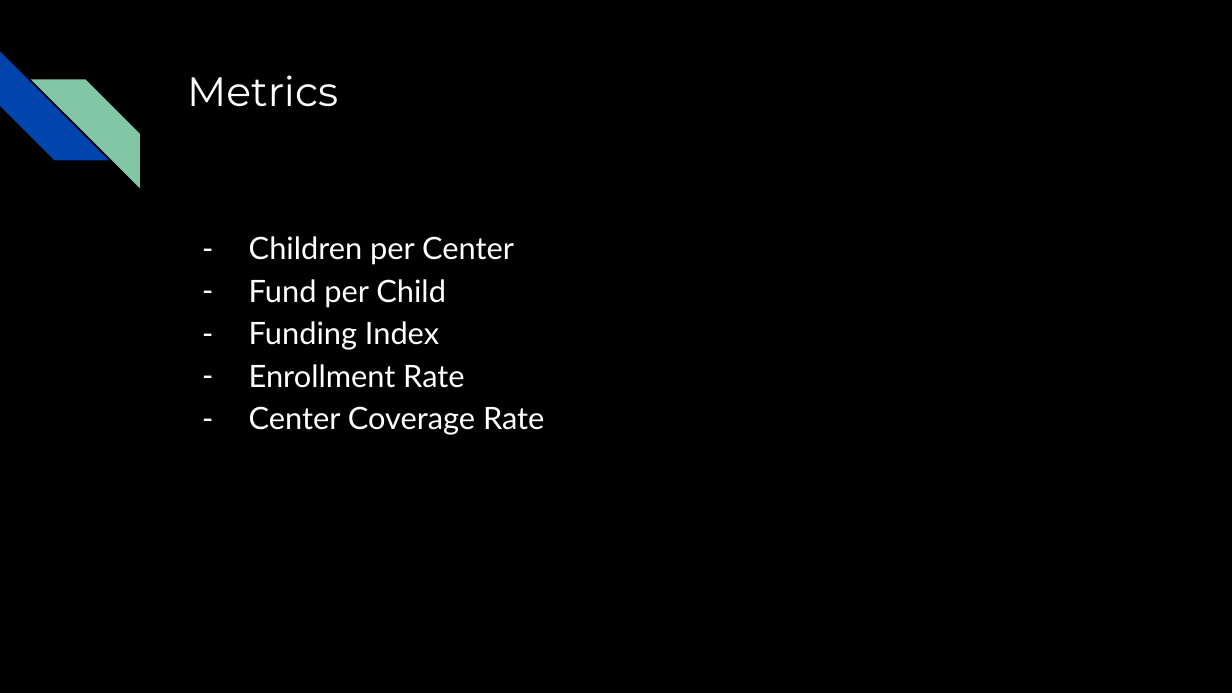
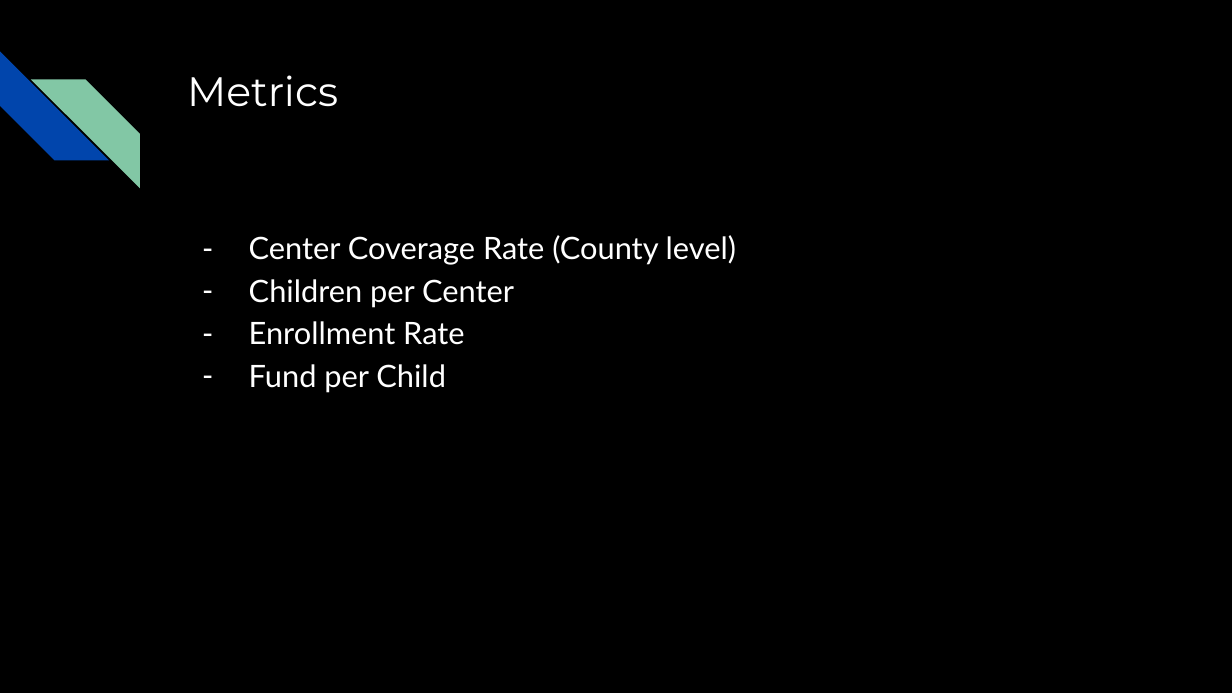
Before and after one commit to AGA-Datathon-2023/Dataminers, a slide deck: slide 7 of AGA Datathon 2023.pptx. Drawn at 1232x693 pixels with LibreOffice and Linux fonts; fonts in the diff are those of the drawing. Boxes give left, top, right and bottom in pixels: in the first picture for what was removed or moved away, otherwise in the second. Text is boxed around its words. In the diff, an @@ line names an element or a change of style, - is before the commit and + after.

```diff
--- a/AGA Datathon 2023.pptx
+++ b/AGA Datathon 2023.pptx
@@ text at [249, 235, 736, 265]: paragraph added @@
+– Center Coverage Rate (County level)
@@ text at [249, 321, 464, 345]: paragraph added @@
+– Enrollment Rate
@@ text at [249, 321, 544, 435]: paragraphs removed @@
-– Funding Index
-– Enrollment Rate
-– Center Coverage Rate
```
Also in this commit, not shown: 7 other slides changed, 5 slides added, 2 slides removed.
